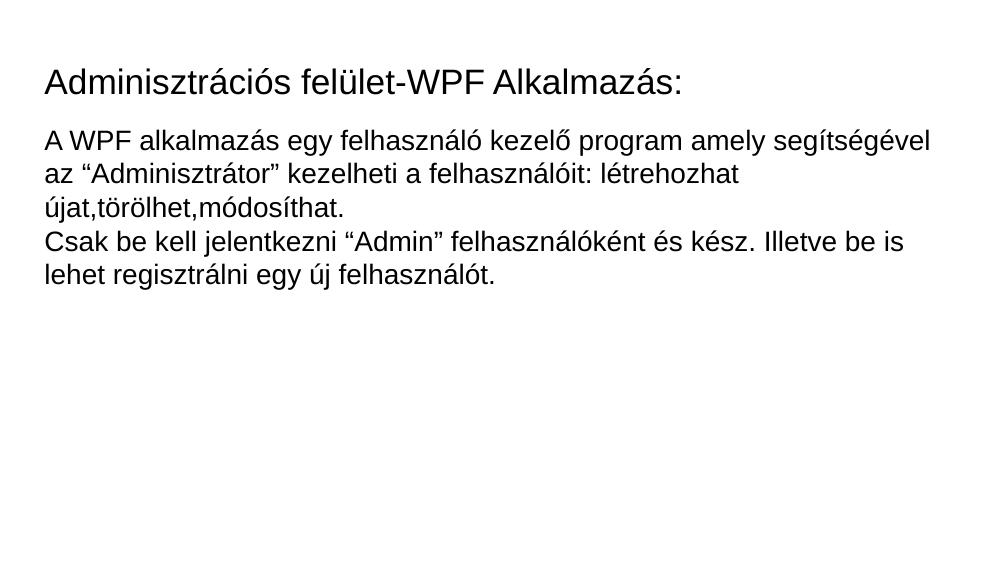
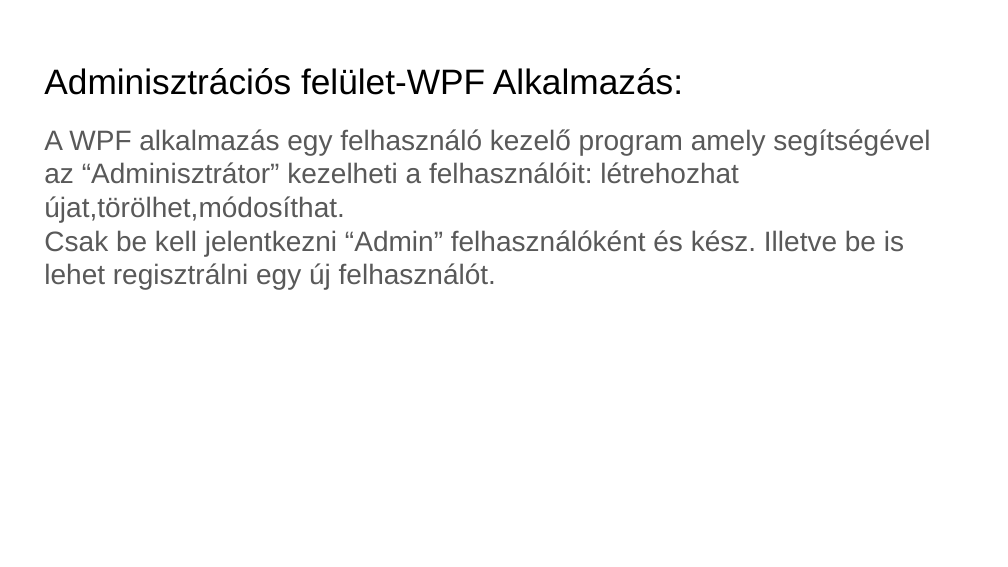
Before and after one commit to kirschg/-telfut-r, a slide deck: slide 13 of etelfutar_ppt_uj.pptx (slide 12 before the commit). Drawn at 1008x567 pixels with LibreOffice and Linux fonts; fonts in the diff are those of the drawing; background and template pictures are left out. Boxes give left, top, right and bottom in pixels: in the first picture for what was removed or moved away, otherwise in the second. Text is boxed around its words. In the diff, an @@ line names an element or a change of style, - is before the commit and + after.

```diff
--- a/etelfutar_ppt_uj.pptx
+++ b/etelfutar_ppt_uj.pptx
@@ text "A WPF alkalmazás egy felhasználó ..." at [44, 129, 930, 289]: text colour #000000 to #595959 @@
```
Also in this commit, not shown: 3 other slides changed, 2 slides added.
